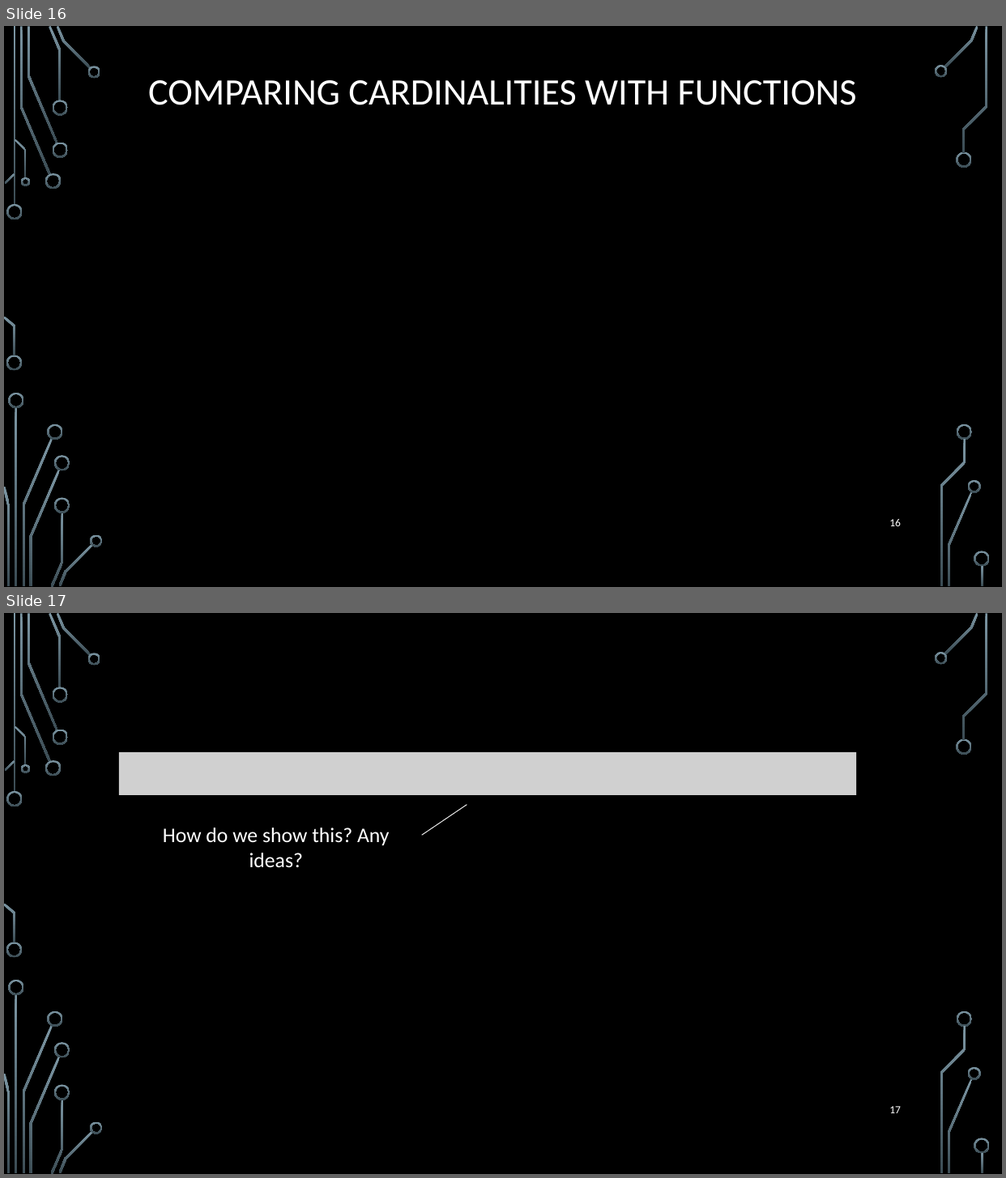
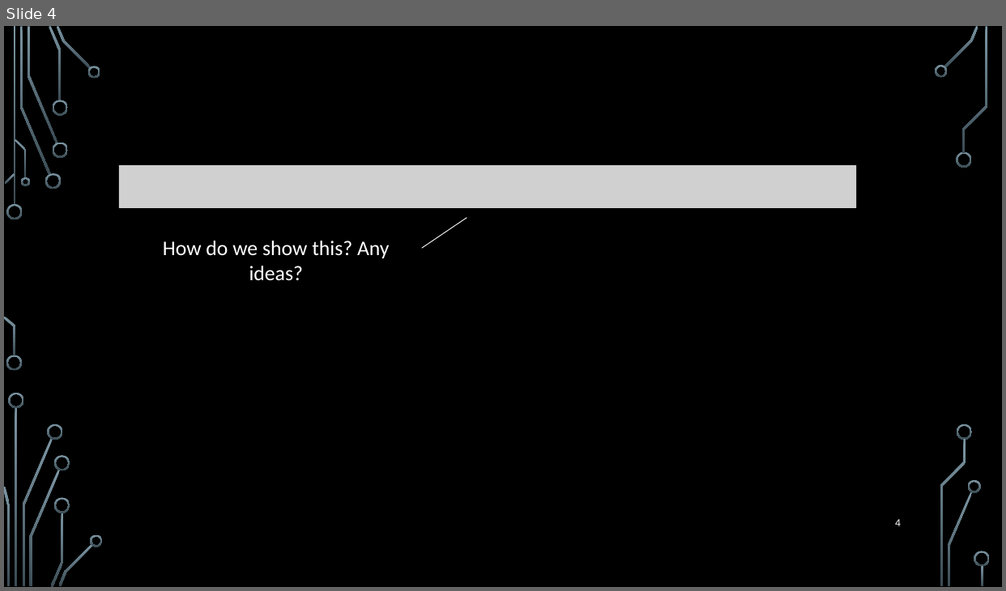
Before and after one commit to markfloryan/dmt2, a slide deck: slides/01-Cardinality.pptx. Shown one above the other, each under a label of ours: slides 16 and 17 before the commit, slide 4 after it. The pictures are 1006x1178 and 1006x591 pixels, drawn with LibreOffice and Linux fonts; fonts in the diff are those of the drawing; grey boxes stand for pictures; background and template pictures are left out. Boxes give left, top, right and bottom in pixels: in the first picture for what was removed or moved away, otherwise in the second. Text is boxed around its words. In the diff, an @@ line names an element or a change of style, - is before the commit and + after.

```diff
--- a/slides/01-Cardinality.pptx
+++ b/slides/01-Cardinality.pptx
@@ slide 16 removed at [4, 26, 1002, 587], background picture (left out); not listed: 36 template elements that a slide beside it also shows @@
@@ title removed at [148, 80, 857, 105] @@
-COMPARING CARDINALITIES WITH FUNCTIONS
@@ page number removed at [889, 519, 901, 527] @@
-16
@@ what was slide 17 is now slide 4 @@
@@ page number at [895, 519, 901, 527]: text changed @@
-17
+4
```
Also in this commit, not shown: 8 slides changed, 13 other slides removed.
